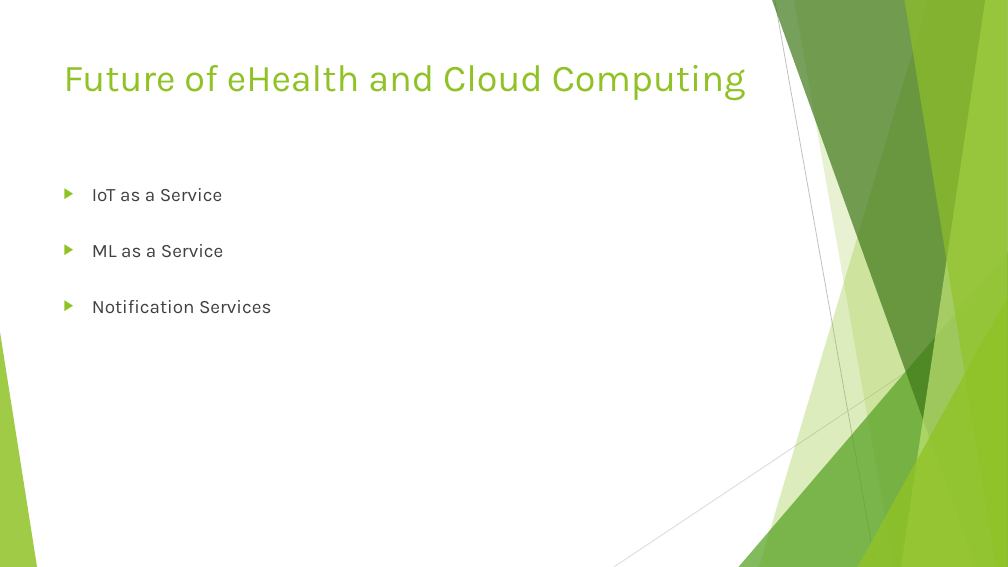
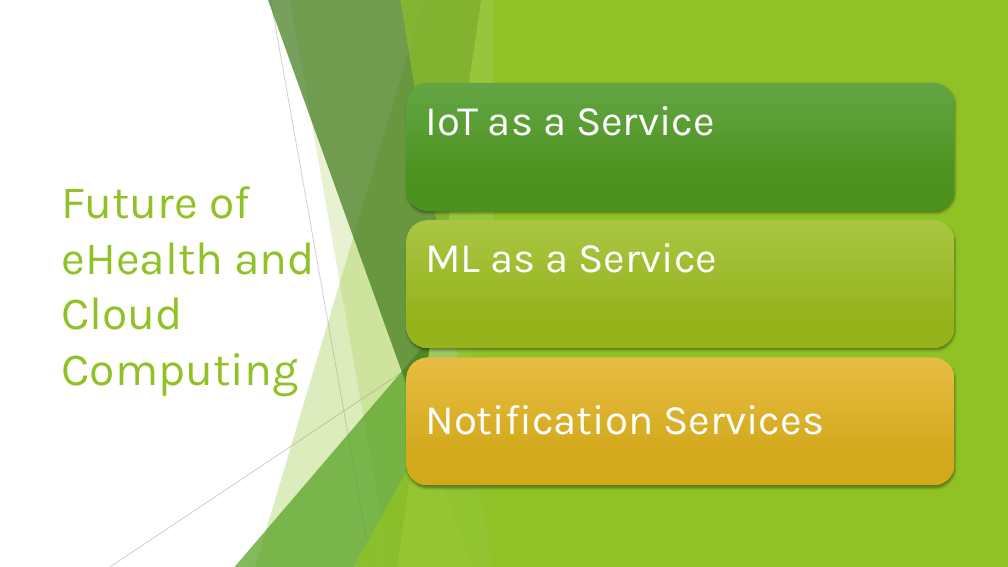
Before and after one commit to dr-natetorious/TIM-8101-Principals_of_Computer_Science, a slide deck: slide 8 of Week7_Architecture/Cloud Computing in eHealth.pptx. Drawn at 1008x567 pixels with LibreOffice and Linux fonts; fonts in the diff are those of the drawing. Boxes give left, top, right and bottom in pixels: in the first picture for what was removed or moved away, otherwise in the second. Text is boxed around its words. In the diff, an @@ line names an element or a change of style, - is before the commit and + after.

Commit message:
draft of pptx done

```diff
--- a/Week7_Architecture/Cloud Computing in eHealth.pptx
+++ b/Week7_Architecture/Cloud Computing in eHealth.pptx
@@ rectangle added at (x1=0, y1=0, x2=1008, y2=567), fill #FFFFFF @@
@@ rectangle added at (x1=495, y1=0, x2=1008, y2=567), fill #90C226 @@
@@ title "Future of eHealth and Cloud ..." moved from (x1=64, y1=65, x2=746, y2=101) to (x1=61, y1=186, x2=315, y2=395) @@
@@ title "Future of eHealth and Cloud ..." at (x1=61, y1=186, x2=315, y2=395): size 36 to 44 pt; vertical alignment top to middle @@
@@ text removed at (x1=92, y1=188, x2=271, y2=313) @@
-▶ IoT as a Service
-▶ ML as a Service
-▶ Notification Services
@@ group added at (x1=110, y1=0, x2=504, y2=567): 5 freeform shapes, 2 lines, 2 triangles @@
@@ group added at (x1=407, y1=83, x2=955, y2=485): 3 rounded rectangles, 3 texts @@
+IoT as a Service
+ML as a Service
+Notification Services
```
Also in this commit, not shown: 3 other slides changed, 1 other file.
